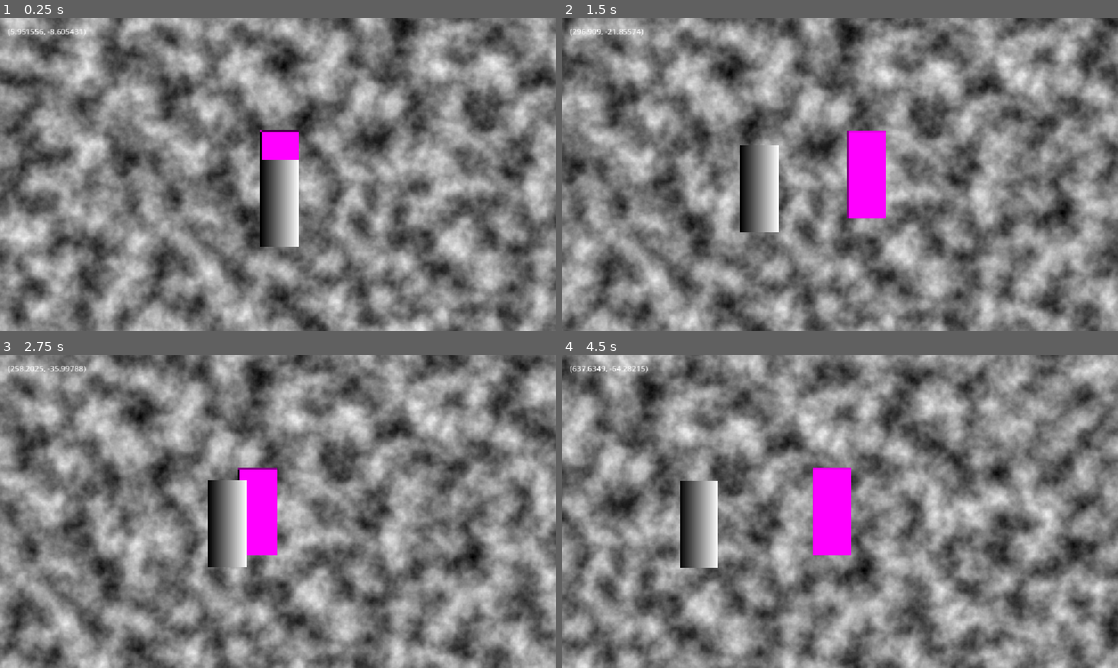
Above: before the commit, frames 1-4 (two rows, left to right).
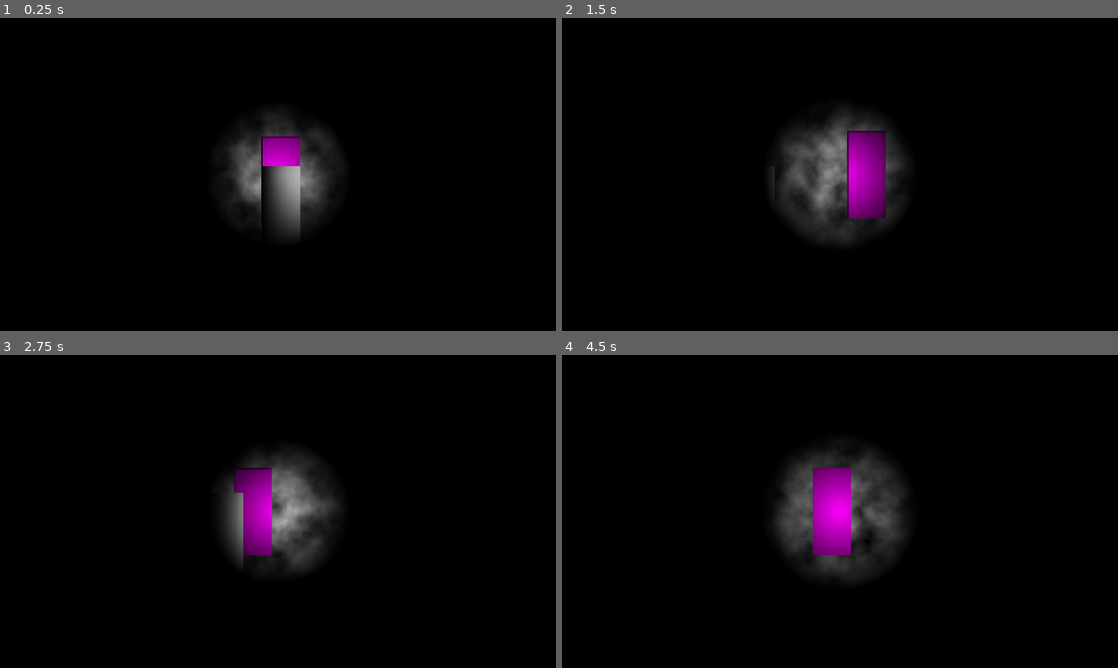
Above: after the commit, the same moments.

Repository: jsbrn/giant-jam-2
Game: Godot game, scene res://ui/views/game_view.tscn
Same seed, same stepped clock (60 frames per second), same inputs: the game is played once before the commit and once after it.
Inputs:
- Up to frame 1 (0.25 s): no input
- Up to frame 2 (1.5 s): hold D (move_right) from 0.53 s (still down); tap W (move_up) at 0.77 s
- Up to frame 3 (2.75 s): tap W (move_up) at 1.52 s; release D (move_right) at 2.03 s; hold A (move_left) from 2.03 s (still down)
- Up to frame 4 (4.5 s): release A (move_left) at 2.78 s; hold D (move_right) 2.78-4.28 s; tap W (move_up) at 3.02, 3.77 s; hold A (move_left) from 4.28 s (still down)

The runs differ from the first frame. In frame 1, 99% of the frame differs, in the area x 0-100%, y 0-100%; in frame 2, 99%; in frame 3, 99%; in frame 4, 99%.

Commit message:
Add movie player, ghost attacks

Diff:
--- /dev/null
+++ b/assets/movies/movie.gd
@@ -0,0 +1,5 @@
+class_name Movie
+extends Resource
+
+@export var slides: Array[CompressedTexture2D]
+@export var durations: Array[float]
--- /dev/null
+++ b/assets/movies/test.tres
@@ -0,0 +1,12 @@
+[gd_resource type="Resource" script_class="Movie" format=3 uid="uid://552qok3yyuy2"]
+
+[ext_resource type="Script" uid="uid://cp8mvwncf0wrt" path="res://assets/movies/movie.gd" id="1_xtmfe"]
+[ext_resource type="Texture2D" uid="uid://dd0l0ujx4oy78" path="res://assets/movies/slides/test/1.png" id="2_pdiaw"]
+[ext_resource type="Texture2D" uid="uid://dqyxhl8cvuj38" path="res://assets/movies/slides/test/2.png" id="3_cxkfy"]
+[ext_resource type="Texture2D" uid="uid://dw6o1dmu6npp4" path="res://assets/movies/slides/test/3.png" id="4_47xah"]
+
+[resource]
+script = ExtResource("1_xtmfe")
+slides = Array[CompressedTexture2D]([ExtResource("2_pdiaw"), ExtResource("3_cxkfy"), ExtResource("4_47xah")])
+durations = Array[float]([2.0, 1.0, 2.0])
+metadata/_custom_type_script = "uid://cp8mvwncf0wrt"
--- /dev/null
+++ b/ui/hud/blindness.gd
@@ -0,0 +1,6 @@
+extends TextureRect
+
+# Called every frame. 'delta' is the elapsed time since the previous frame.
+func _process(delta: float) -> void:
+	var player: Player = get_tree().get_first_node_in_group("players")
+	modulate.a = player.blindness
--- a/ui/hud/hud.tscn
+++ b/ui/hud/hud.tscn
@@ -1,6 +1,8 @@
 [gd_scene format=3 uid="uid://d458aprpo8pw"]
 
 [ext_resource type="Script" uid="uid://bppm3qiukrilw" path="res://ui/hud/debug.gd" id="1_xmswo"]
+[ext_resource type="Texture2D" uid="uid://bqubo4cieguh2" path="res://assets/textures/blindness.png" id="2_4d6w6"]
+[ext_resource type="Script" uid="uid://dvu31gk2qda2g" path="res://ui/hud/blindness.gd" id="3_e0nub"]
 
 [node name="HUD" type="Control" unique_id=1063190297]
 layout_mode = 3
@@ -18,3 +20,15 @@
 offset_bottom = 39.0
 text = "HUD Test"
 script = ExtResource("1_xmswo")
+
+[node name="TextureRect" type="TextureRect" parent="." unique_id=493511020]
+layout_mode = 1
+anchors_preset = 15
+anchor_right = 1.0
+anchor_bottom = 1.0
+grow_horizontal = 2
+grow_vertical = 2
+texture = ExtResource("2_4d6w6")
+expand_mode = 1
+stretch_mode = 3
+script = ExtResource("3_e0nub")
--- /dev/null
+++ b/ui/views/film_display.gd
@@ -0,0 +1,35 @@
+extends Control
+
+@onready var slide: TextureRect = $Slide
+@onready var next_slide: Timer = $NextSlide
+@onready var music: AudioStreamPlayer = $RagtimePlayer
+
+var movie: Movie
+var slide_number: int = 0
+
+func _ready() -> void:
+	for p: Projector in get_tree().get_nodes_in_group("projectors"):
+		p.activated.connect(show_movie.bind(p.movie))
+
+func show_movie(mname: String) -> void:
+	music.play()
+	get_tree().paused = true
+	movie = load("res://assets/movies/%s.tres" % [mname])
+	slide_number = 0
+	show_slide()
+	visible = true
+
+func show_slide() -> void:
+	slide.texture = movie.slides[slide_number]
+	next_slide.start(movie.durations[slide_number])
+
+
+func _on_next_slide_timeout() -> void:
+	if slide_number < movie.slides.size() - 1:
+		slide_number += 1
+		show_slide()
+	else:
+		visible = false
+		slide_number = 0
+		get_tree().paused = false
+		music.stop()
--- /dev/null
+++ b/ui/views/film_display.tscn
@@ -0,0 +1,41 @@
+[gd_scene format=3 uid="uid://dp7xnoxvdsc6k"]
+
+[ext_resource type="Script" uid="uid://cqhit08jer8ne" path="res://ui/views/film_display.gd" id="1_5ppcy"]
+[ext_resource type="AudioStream" uid="uid://ojljowvlu1kn" path="res://assets/audio/ragtime.ogg" id="2_1yhej"]
+
+[node name="FilmDisplay" type="Control" unique_id=2074536532]
+process_mode = 3
+layout_mode = 3
+anchors_preset = 15
+anchor_right = 1.0
+anchor_bottom = 1.0
+grow_horizontal = 2
+grow_vertical = 2
+script = ExtResource("1_5ppcy")
+
+[node name="ColorRect" type="ColorRect" parent="." unique_id=1244609010]
+layout_mode = 1
+anchors_preset = 15
+anchor_right = 1.0
+anchor_bottom = 1.0
+grow_horizontal = 2
+grow_vertical = 2
+color = Color(0, 0, 0, 0.65882355)
+
+[node name="Slide" type="TextureRect" parent="." unique_id=1345234621]
+layout_mode = 1
+anchors_preset = 15
+anchor_right = 1.0
+anchor_bottom = 1.0
+grow_horizontal = 2
+grow_vertical = 2
+expand_mode = 2
+stretch_mode = 5
+
+[node name="NextSlide" type="Timer" parent="." unique_id=1056908598]
+one_shot = true
+
+[node name="RagtimePlayer" type="AudioStreamPlayer" parent="." unique_id=1386334424]
+stream = ExtResource("2_1yhej")
+
+[connection signal="timeout" from="NextSlide" to="." method="_on_next_slide_timeout"]
--- a/ui/views/game_view.tscn
+++ b/ui/views/game_view.tscn
@@ -2,6 +2,7 @@
 
 [ext_resource type="PackedScene" uid="uid://d2qrxfmfa1p6r" path="res://world/house.tscn" id="1_lbllo"]
 [ext_resource type="PackedScene" uid="uid://d458aprpo8pw" path="res://ui/hud/hud.tscn" id="2_lbllo"]
+[ext_resource type="PackedScene" uid="uid://dp7xnoxvdsc6k" path="res://ui/views/film_display.tscn" id="2_tltyi"]
 
 [node name="GameView" type="Node" unique_id=1992333946]
 
@@ -10,3 +11,6 @@
 [node name="CanvasLayer" type="CanvasLayer" parent="." unique_id=41252445]
 
 [node name="HUD" parent="CanvasLayer" unique_id=1063190297 instance=ExtResource("2_lbllo")]
+
+[node name="FilmDisplay" parent="CanvasLayer" unique_id=2074536532 instance=ExtResource("2_tltyi")]
+visible = false
--- a/world/ghost.gd
+++ b/world/ghost.gd
@@ -1,6 +1,13 @@
 extends CharacterBody2D
 
+enum AttackType {
+	SLOWNESS,
+	BLINDNESS,
+	TELEPORT
+}
+
 const SPEED: float = 100
+@export var attack_type: AttackType
 
 @onready var nav: NavigationAgent2D = $NavigationAgent2D
 @onready var vision: RayCast2D = $Vision
@@ -23,7 +30,7 @@
 	vision.target_position = player.global_position - global_position
 	vision.force_raycast_update()
 	var c: CollisionObject2D = vision.get_collider()
-	return c != null && c is Player
+	return c != null && c is Player && c.global_position.distance_to(global_position) <= 1080
 
 func _on_nav_recalc_timeout() -> void:
 	if can_see_player():
@@ -38,3 +45,13 @@
 
 func _on_random_target_timeout() -> void:
 	nav.target_position = random_target()
+
+
+func _on_player_touch_body_entered(body: Node2D) -> void:
+	var p: Player = body
+	if attack_type == AttackType.SLOWNESS:
+		p.slowness = 2
+	if attack_type == AttackType.BLINDNESS:
+		p.blindness = 2
+	if attack_type == AttackType.TELEPORT:
+		p.global_position = random_target()
--- a/world/ghost.tscn
+++ b/world/ghost.tscn
@@ -11,6 +11,9 @@
 
 [sub_resource type="CircleShape2D" id="CircleShape2D_jpscu"]
 radius = 25.0
+
+[sub_resource type="RectangleShape2D" id="RectangleShape2D_0pf81"]
+size = Vector2(100, 200)
 
 [node name="Ghost" type="CharacterBody2D" unique_id=1428940175]
 collision_layer = 2
@@ -38,6 +41,13 @@
 position = Vector2(0, 52)
 shape = SubResource("CircleShape2D_jpscu")
 
+[node name="PlayerTouch" type="Area2D" parent="." unique_id=122915168]
+collision_layer = 2
+
+[node name="CollisionShape2D" type="CollisionShape2D" parent="PlayerTouch" unique_id=1925285344]
+shape = SubResource("RectangleShape2D_0pf81")
+
 [connection signal="target_reached" from="NavigationAgent2D" to="." method="_on_navigation_agent_2d_target_reached"]
 [connection signal="timeout" from="NavRecalc" to="." method="_on_nav_recalc_timeout"]
 [connection signal="timeout" from="RandomTarget" to="." method="_on_random_target_timeout"]
+[connection signal="body_entered" from="PlayerTouch" to="." method="_on_player_touch_body_entered"]
--- a/world/house.tscn
+++ b/world/house.tscn
@@ -2,6 +2,7 @@
 
 [ext_resource type="PackedScene" uid="uid://xdebh1khggf1" path="res://world/player.tscn" id="1_apcmc"]
 [ext_resource type="PackedScene" uid="uid://dhiu3yga7nhqv" path="res://world/ghost.tscn" id="2_jpscu"]
+[ext_resource type="PackedScene" uid="uid://bqnlp13ldmeie" path="res://world/projector.tscn" id="3_v4e3w"]
 
 [sub_resource type="FastNoiseLite" id="FastNoiseLite_jpscu"]
 
@@ -21,6 +22,12 @@
 [sub_resource type="RectangleShape2D" id="RectangleShape2D_apcmc"]
 size = Vector2(93, 625)
 
+[sub_resource type="RectangleShape2D" id="RectangleShape2D_v4e3w"]
+size = Vector2(66.5, 3018.5)
+
+[sub_resource type="RectangleShape2D" id="RectangleShape2D_2skef"]
+size = Vector2(3104.625, 69.25)
+
 [node name="House" type="Node2D" unique_id=79995838]
 
 [node name="Floor" type="Sprite2D" parent="." unique_id=236698728]
@@ -31,7 +38,15 @@
 [node name="NavigationRegion2D" type="NavigationRegion2D" parent="." unique_id=450251071]
 navigation_polygon = SubResource("NavigationPolygon_w5pmr")
 
-[node name="Ghost" parent="NavigationRegion2D" unique_id=1691634416 instance=ExtResource("2_jpscu")]
+[node name="SlowGhost" parent="NavigationRegion2D" unique_id=1691634416 instance=ExtResource("2_jpscu")]
+position = Vector2(-1347, -821)
+
+[node name="BlindGhost" parent="NavigationRegion2D" unique_id=700121897 instance=ExtResource("2_jpscu")]
+attack_type = 1
+
+[node name="TeleportGhost" parent="NavigationRegion2D" unique_id=1197571142 instance=ExtResource("2_jpscu")]
+position = Vector2(836, 807)
+attack_type = 2
 
 [node name="Walls" type="StaticBody2D" parent="NavigationRegion2D" unique_id=1717943595]
 collision_layer = 4
@@ -44,3 +59,47 @@
 [node name="CollisionShape2D2" type="CollisionShape2D" parent="NavigationRegion2D/Walls" unique_id=1013805629]
 position = Vector2(-979.5, -742.5)
 shape = SubResource("RectangleShape2D_apcmc")
+
+[node name="CollisionShape2D7" type="CollisionShape2D" parent="NavigationRegion2D/Walls" unique_id=1898521009]
+position = Vector2(-1524.25, 1.75)
+shape = SubResource("RectangleShape2D_v4e3w")
+
+[node name="CollisionShape2D8" type="CollisionShape2D" parent="NavigationRegion2D/Walls" unique_id=987806134]
+position = Vector2(1512, -24)
+shape = SubResource("RectangleShape2D_v4e3w")
+
+[node name="CollisionShape2D9" type="CollisionShape2D" parent="NavigationRegion2D/Walls" unique_id=567664680]
+position = Vector2(-8.3125, -1512)
+shape = SubResource("RectangleShape2D_2skef")
+
+[node name="CollisionShape2D10" type="CollisionShape2D" parent="NavigationRegion2D/Walls" unique_id=1199129920]
+position = Vector2(16, 1488)
+shape = SubResource("RectangleShape2D_2skef")
+
+[node name="CollisionShape2D3" type="CollisionShape2D" parent="NavigationRegion2D/Walls" unique_id=1305691130]
+position = Vector2(-683, 649)
+shape = SubResource("RectangleShape2D_apcmc")
+
+[node name="CollisionShape2D4" type="CollisionShape2D" parent="NavigationRegion2D/Walls" unique_id=1801224844]
+position = Vector2(464, 627)
+shape = SubResource("RectangleShape2D_apcmc")
+
+[node name="CollisionShape2D5" type="CollisionShape2D" parent="NavigationRegion2D/Walls" unique_id=122697998]
+position = Vector2(531, -823)
+shape = SubResource("RectangleShape2D_apcmc")
+
+[node name="CollisionShape2D6" type="CollisionShape2D" parent="NavigationRegion2D/Walls" unique_id=585839480]
+position = Vector2(-327, -1060)
+shape = SubResource("RectangleShape2D_apcmc")
+
+[node name="Projector" parent="NavigationRegion2D" unique_id=1916804202 instance=ExtResource("3_v4e3w")]
+position = Vector2(-427, -199)
+movie = "test"
+
+[node name="Projector2" parent="NavigationRegion2D" unique_id=2073861018 instance=ExtResource("3_v4e3w")]
+position = Vector2(-1168, 856)
+movie = "test"
+
+[node name="Projector3" parent="NavigationRegion2D" unique_id=534411383 instance=ExtResource("3_v4e3w")]
+position = Vector2(688, 760)
+movie = "test"
--- a/world/player.gd
+++ b/world/player.gd
@@ -2,10 +2,15 @@
 extends CharacterBody2D
 
 const SPEED: float = 300.0
-var health: int = 100 # Health is out of 100
+var blindness: float = 0
+var slowness: float = 0
 
 func _ready() -> void:
 	add_to_group("players")
+
+func _process(delta: float) -> void:
+	blindness -= 0.1 * delta
+	slowness -= 0.1 * delta
 
 func _physics_process(delta: float) -> void:
 	# Add the gravity.
@@ -16,7 +21,7 @@
 	# As good practice, you should replace UI actions with custom gameplay actions.
 	var direction: Vector2 = Input.get_vector("move_left", "move_right", "move_up", "move_down")
 	if direction:
-		velocity = direction * SPEED
+		velocity = direction * SPEED * (0.5 if slowness > 0 else 1)
 	else:
 		velocity = velocity.move_toward(Vector2.ZERO, SPEED)
 
--- /dev/null
+++ b/world/projector.gd
@@ -0,0 +1,19 @@
+class_name Projector
+extends StaticBody2D
+
+signal activated
+
+@export var movie: String
+
+# Called when the node enters the scene tree for the first time.
+func _ready() -> void:
+	add_to_group("projectors")
+
+
+# Called every frame. 'delta' is the elapsed time since the previous frame.
+func _process(delta: float) -> void:
+	pass
+
+
+func _on_area_2d_body_entered(body: Node2D) -> void:
+	activated.emit()
--- /dev/null
+++ b/world/projector.tscn
@@ -0,0 +1,30 @@
+[gd_scene format=3 uid="uid://bqnlp13ldmeie"]
+
+[ext_resource type="Script" uid="uid://dgddpe5uxg01b" path="res://world/projector.gd" id="1_ftqq7"]
+
+[sub_resource type="RectangleShape2D" id="RectangleShape2D_w5pmr"]
+size = Vector2(50, 50)
+
+[sub_resource type="RectangleShape2D" id="RectangleShape2D_0pf81"]
+size = Vector2(100, 100)
+
+[sub_resource type="PlaceholderTexture2D" id="PlaceholderTexture2D_ftqq7"]
+size = Vector2(50, 50)
+
+[node name="Projector" type="StaticBody2D" unique_id=1916804202]
+collision_layer = 4
+collision_mask = 3
+script = ExtResource("1_ftqq7")
+
+[node name="CollisionShape2D" type="CollisionShape2D" parent="." unique_id=694405608]
+shape = SubResource("RectangleShape2D_w5pmr")
+
+[node name="Area2D" type="Area2D" parent="." unique_id=1123581531]
+
+[node name="CollisionShape2D" type="CollisionShape2D" parent="Area2D" unique_id=1170175312]
+shape = SubResource("RectangleShape2D_0pf81")
+
+[node name="Sprite2D" type="Sprite2D" parent="." unique_id=124694095]
+texture = SubResource("PlaceholderTexture2D_ftqq7")
+
+[connection signal="body_entered" from="Area2D" to="." method="_on_area_2d_body_entered"]
Not shown, added: assets/audio/ragtime.ogg.import
Not shown, added: assets/movies/movie.gd.uid
Binary file added: assets/movies/slides/test/1.png
Not shown, added: assets/movies/slides/test/1.png.import
Binary file added: assets/movies/slides/test/2.png
Not shown, added: assets/movies/slides/test/2.png.import
Binary file added: assets/movies/slides/test/3.png
Not shown, added: assets/movies/slides/test/3.png.import
Binary file added: assets/textures/blindness.png
Not shown, added: assets/textures/blindness.png.import
Not shown, added: ui/hud/blindness.gd.uid
Not shown, added: ui/views/film_display.gd.uid
(and 2 more such lines)
